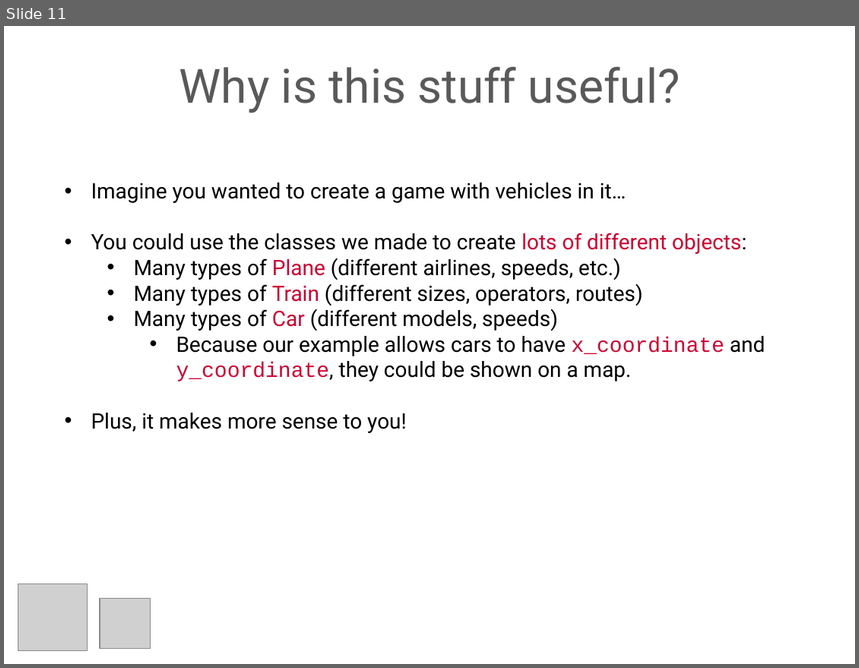
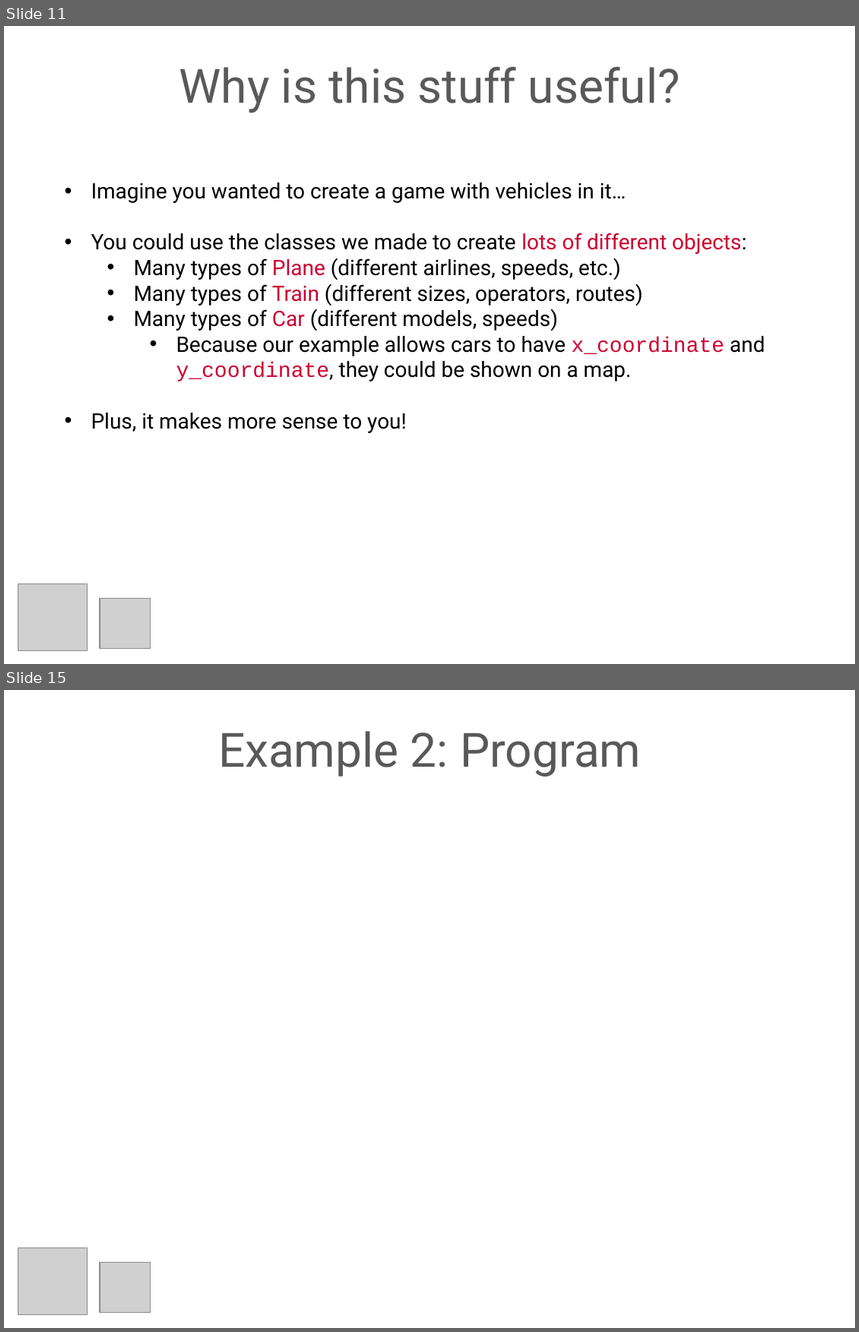
Before and after one commit to flyingsparx/python-ardrone, a slide deck: python_intro.pptx. Shown one above the other, each under a label of ours: slide 11 before the commit, slides 11 and 15 after it; the slides between them are not shown. The pictures are 859x668 and 859x1332 pixels, drawn with LibreOffice and Linux fonts; fonts in the diff are those of the drawing; grey boxes stand for pictures. Boxes give left, top, right and bottom in pixels: in the first picture for what was removed or moved away, otherwise in the second. Text is boxed around its words. In the diff, an @@ line names an element or a change of style, - is before the commit and + after.

```diff
--- a/python_intro.pptx
+++ b/python_intro.pptx
@@ slide 15 added at (x1=4, y1=690, x2=855, y2=1328), background #FFFFFF @@
@@ text added at (x1=218, y1=731, x2=641, y2=777), 40 pt, text #595959 @@
+Example 2: Program
@@ picture added at (x1=18, y1=1249, x2=87, y2=1315) @@
@@ picture added at (x1=99, y1=1263, x2=150, y2=1313) @@
```
Also in this commit, not shown: 4 slides changed, 1 other slide added, 5 other files.
